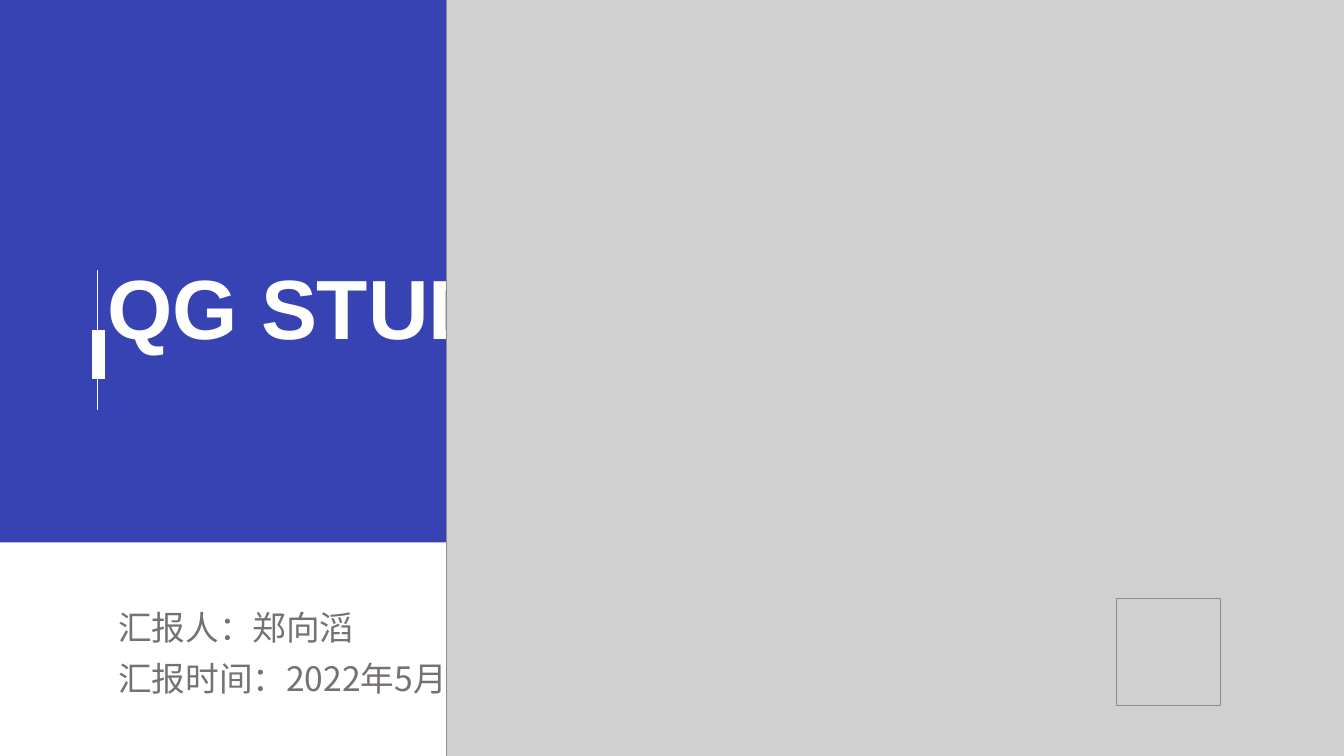
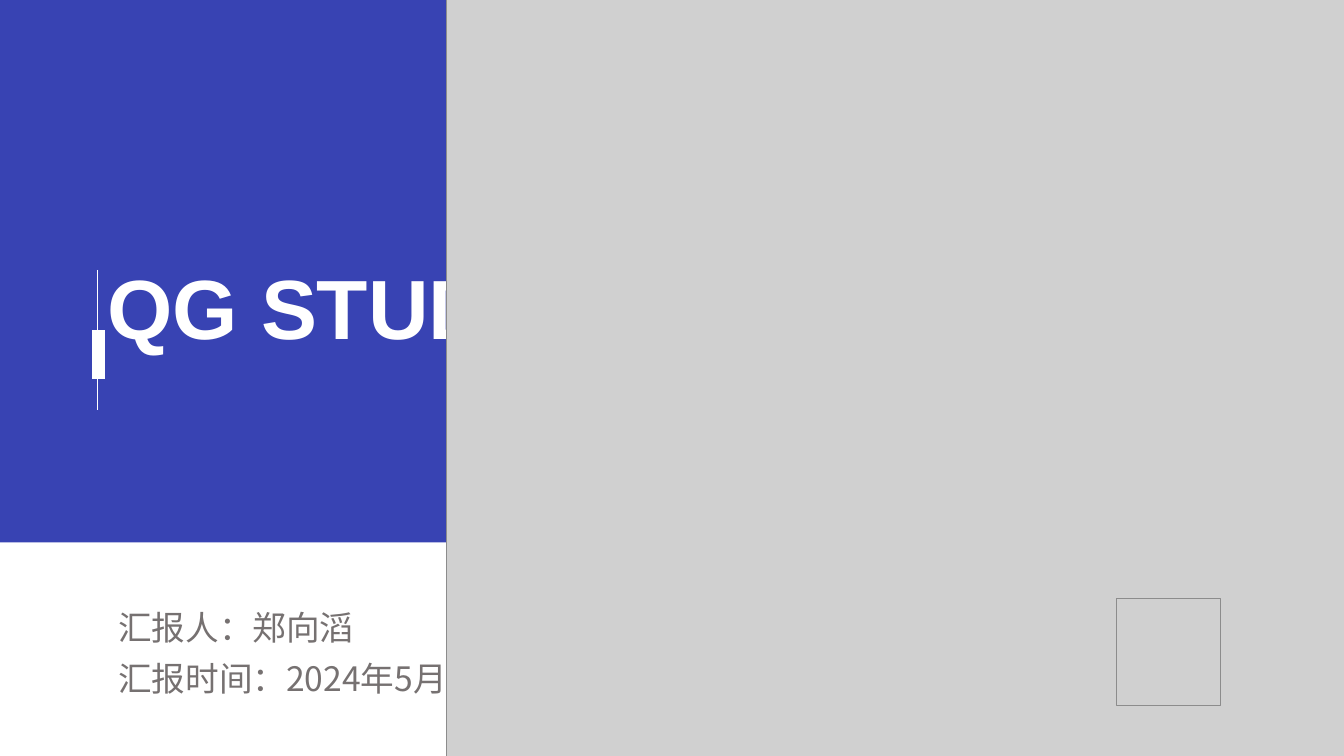
Before and after one commit to sangby/project, a slide deck: slide 1 of document/document/ppt/QG答辩汇报.pptx. Drawn at 1344x756 pixels with LibreOffice and Linux fonts; fonts in the diff are those of the drawing; grey boxes stand for pictures. Boxes give left, top, right and bottom in pixels: in the first picture for what was removed or moved away, otherwise in the second. Text is boxed around its words. In the diff, an @@ line names an element or a change of style, - is before the commit and + after.

```diff
--- a/document/document/ppt/QG答辩汇报.pptx
+++ b/document/document/ppt/QG答辩汇报.pptx
@@ text at (x1=118, y1=657, x2=499, y2=701): text changed @@
-汇报时间：2022年5月5日
+汇报时间：2024年5月5日
```
Also in this commit, not shown: 6 other slides changed, 3 slides added, 1 other file.
